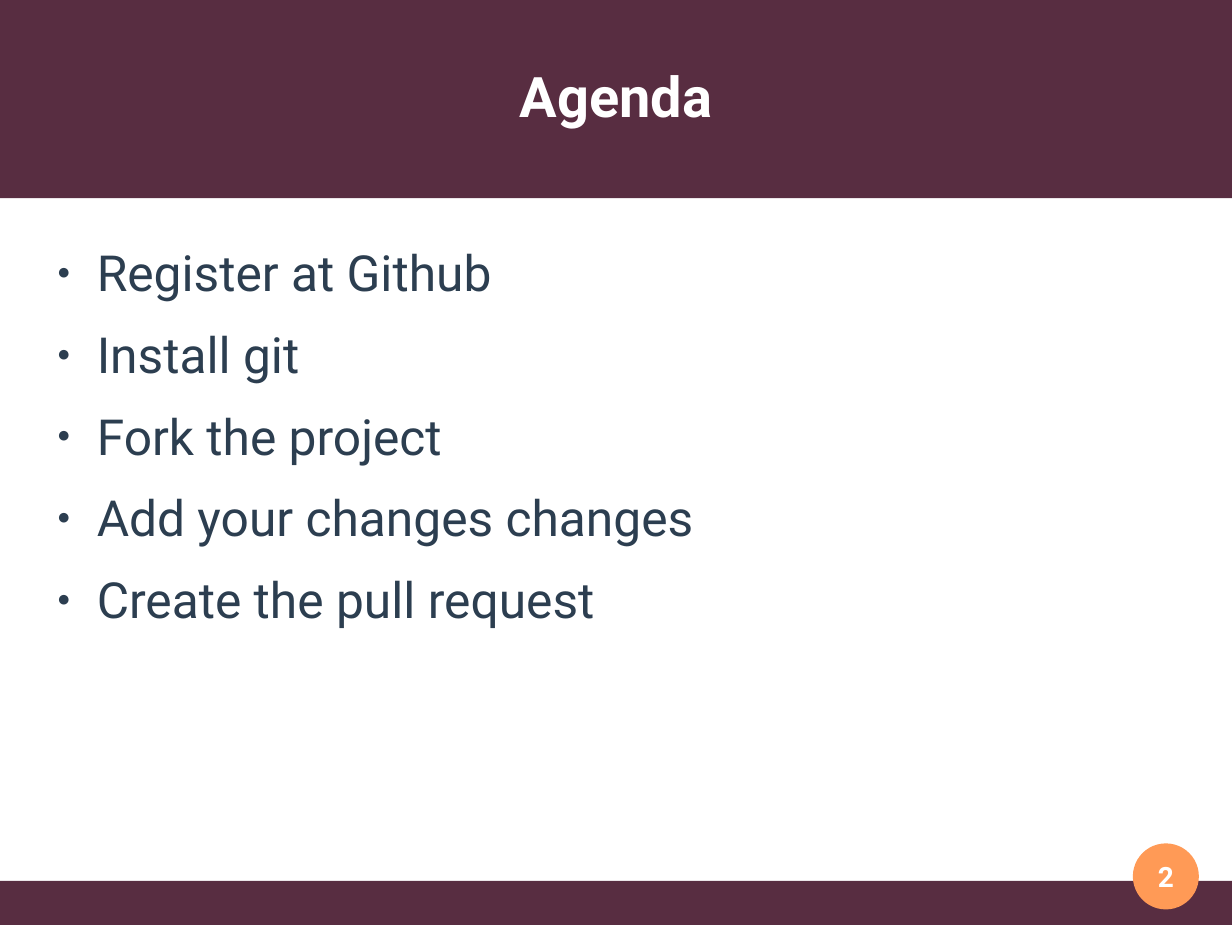
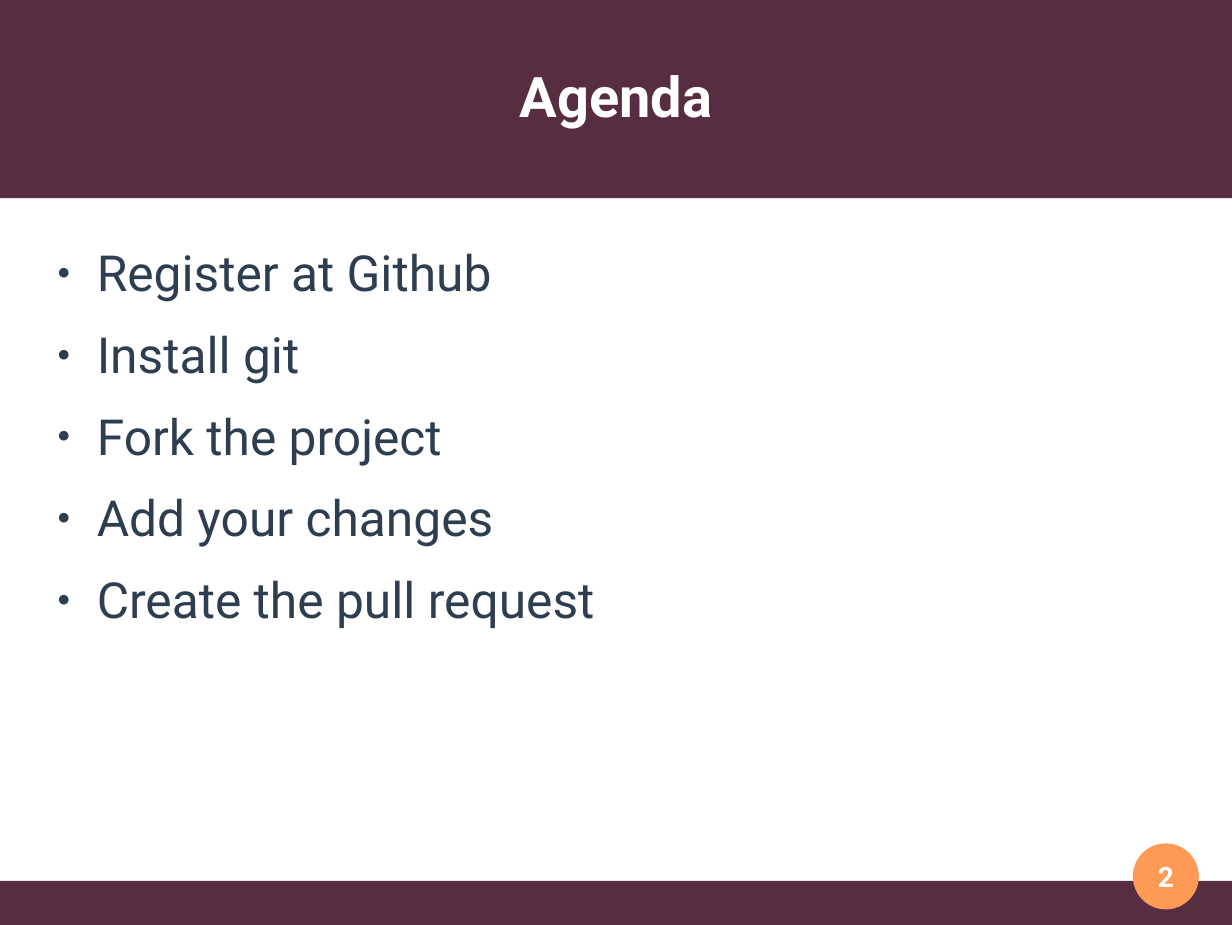
Before and after one commit to HacktoberfestMunich/Presentations, a slide deck: slide 2 of firstPR/firstPR.odp. Drawn at 1232x925 pixels with LibreOffice and Linux fonts; fonts in the diff are those of the drawing. Boxes give left, top, right and bottom in pixels: in the first picture for what was removed or moved away, otherwise in the second. Text is boxed around its words. In the diff, an @@ line names an element or a change of style, - is before the commit and + after.

```diff
--- a/firstPR/firstPR.odp
+++ b/firstPR/firstPR.odp
@@ text at bbox=[97, 498, 494, 547]: text changed @@
-● Add your changes changes
+● Add your changes
```
Also in this commit, not shown: 1 other slide changed.
